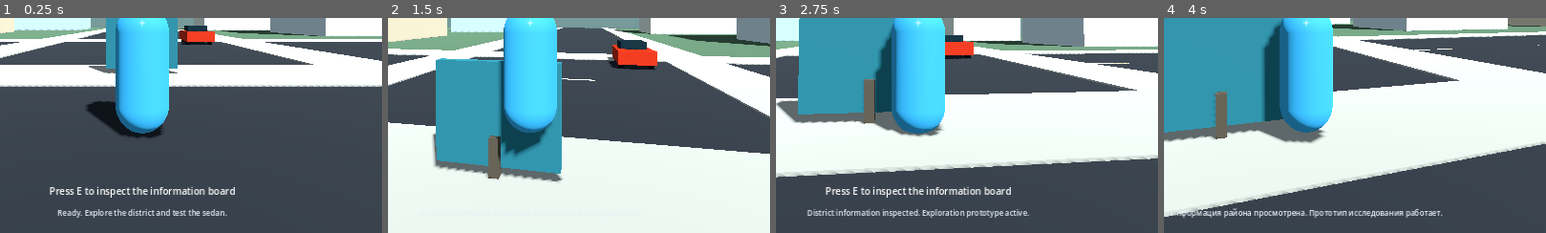
Above: before the commit, frames 1-4 (left to right).
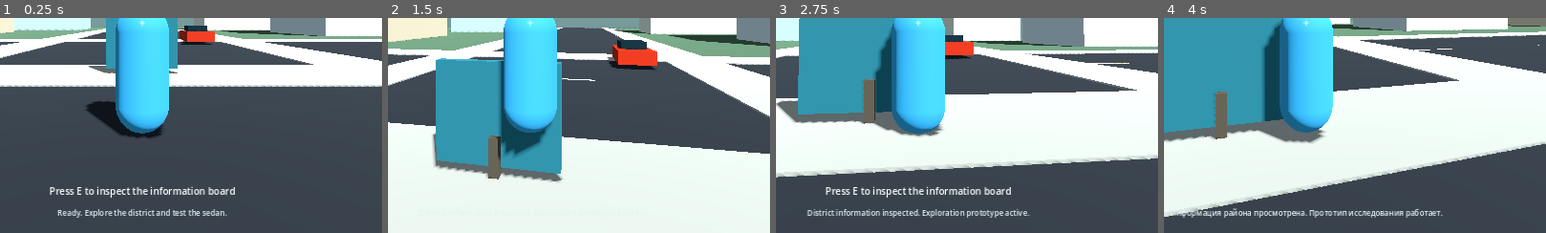
Above: after the commit, the same moments.

Repository: KenlikDev/sunshine-state
Game: Godot game, scene res://scenes/bootstrap/main.tscn
Same seed, same stepped clock (60 frames per second), same inputs: the game is played once before the commit and once after it.
Inputs (mouse positions are % of the whole screen's width and height, from its top left):
- Up to frame 1 (0.25 s): no input
- Up to frame 2 (1.5 s): tap E (interact) at 0.5, 0.6 s; move the mouse to (55, 50) at 0.52 s; hold W (move_forward) from 0.53 s (still down); tap Space (jump) at 0.77 s; tap R (vehicle_recover, bound only after the commit) at 0.8, 1.35 s; move the mouse to (45, 50) at 1.27 s
- Up to frame 3 (2.75 s): keep holding W (move_forward); tap Space (jump) at 1.52 s; tap E (interact) at 1.55, 2, 2.1 s; move the mouse to (52, 48) at 2.02 s; tap R (vehicle_recover, bound only after the commit) at 2.3 s
- Up to frame 4 (4 s): keep holding W (move_forward); tap E (interact) at 2.75, 3.05 s; move the mouse to (49, 52) at 2.77 s; tap Shift (sprint) at 2.85 s; tap Space (jump) at 3.02, 3.77 s; move the mouse to (57, 51) at 3.52 s; hold F6 (toggle_language) from 3.53 s (still down); tap R (vehicle_recover, bound only after the commit) at 3.8 s
The pictures show only the part of the screen within x 31-81%, y 49-99%; the shares and areas given below are measured in that part.

The runs differ from the first frame. In frame 1, less than 0.1% of the frame differs, in the area x 47-56%, y 10-13%; in frame 2, less than 0.1%; in frame 3, less than 0.1%; in frame 4, nothing differs.
Error after the commit: Parse Error: Function "get_contact_local_normal()" not found in base self. (res://scripts/gameplay/vehicle_controller.gd:121)

Commit message:
feat: add vehicle collision feedback and safe recovery

Diff:
--- a/localization/ui.csv
+++ b/localization/ui.csv
@@ -15,3 +15,6 @@
 MESSAGE_VEHICLE_EXIT_BLOCKED,"No safe exit nearby. Move the vehicle and try again.","Рядом нет безопасного места для выхода. Переместите автомобиль и попробуйте снова."
 MESSAGE_VEHICLE_CANNOT_ENTER,"Cannot enter this vehicle right now.","Сейчас нельзя сесть в этот автомобиль."
 MESSAGE_VEHICLE_OCCUPIED,"This vehicle is already occupied.","Этот автомобиль уже занят."
+MESSAGE_VEHICLE_IMPACT,"Vehicle impact detected. Check your surroundings.","Столкновение! Проверьте обстановку."
+MESSAGE_VEHICLE_RECOVERED,"Vehicle recovered. You can drive again.","Автомобиль восстановлен. Можно продолжать движение."
+MESSAGE_VEHICLE_RECOVERY_BLOCKED,"No safe recovery position nearby. Move away from obstacles and try again.","Рядом нет безопасного места для восстановления. Отъедьте от препятствий и попробуйте снова."
--- a/project.godot
+++ b/project.godot
@@ -44,6 +44,10 @@
 "deadzone": 0.5,
 "events": [Object(InputEventKey,"physical_keycode":69)]
 }
+vehicle_recover={
+"deadzone": 0.5,
+"events": [Object(InputEventKey,"physical_keycode":82)]
+}
 toggle_language={
 "deadzone": 0.5,
 "events": [Object(InputEventKey,"physical_keycode":4194337)]
--- a/scenes/vehicles/sedan.tscn
+++ b/scenes/vehicles/sedan.tscn
@@ -25,6 +25,8 @@
 size = Vector3(2.65, 2.35, 4.6)
 
 [node name="PrototypeSedan" type="VehicleBody3D"]
+contact_monitor = true
+max_contacts_reported = 8
 mass = 1100.0
 linear_damp = 0.08
 angular_damp = 1.2
--- a/scripts/gameplay/vehicle_controller.gd
+++ b/scripts/gameplay/vehicle_controller.gd
@@ -8,9 +8,15 @@
 @export var steering_speed: float = 2.2
 @export var max_speed_kph: float = 95.0
 @export var max_reverse_speed_kph: float = 35.0
+@export var impact_speed_threshold: float = 2.8
+@export var impact_feedback_cooldown_ms: int = 1200
+
+const RECOVERY_ACTION: StringName = &"vehicle_recover"
 @export var mouse_sensitivity: float = 0.0025
 
 var _driver: Node3D
+var _speed_before_last_step: float = 0.0
+var _last_impact_feedback_msec: int = -1200
 @onready var _camera_pivot: Node3D = $CameraPivot
 @onready var _vehicle_camera: Camera3D = $CameraPivot/SpringArm3D/Camera3D
 
@@ -58,6 +64,13 @@
 		engine_force = 0.0
 		brake = 4.0
 		steering = move_toward(steering, 0.0, steering_speed * delta)
+		_speed_before_last_step = linear_velocity.length()
+		return
+
+	if Input.is_action_just_pressed(RECOVERY_ACTION):
+		if not _attempt_recovery():
+			_driver.call("notify_interaction_feedback", "MESSAGE_VEHICLE_RECOVERY_BLOCKED")
+		_speed_before_last_step = linear_velocity.length()
 		return
 
 	if Input.is_action_just_pressed("interact"):
@@ -91,6 +104,97 @@
 		steering_input * max_steering_angle,
 		steering_speed * delta
 	)
+	_emit_collision_feedback_if_needed()
+	_speed_before_last_step = linear_velocity.length()
+
+
+func _emit_collision_feedback_if_needed() -> void:
+	if not is_instance_valid(_driver):
+		return
+	if _speed_before_last_step < impact_speed_threshold:
+		return
+	if get_contact_count() <= 0:
+		return
+
+	var has_horizontal_impact: bool = false
+	for contact_index: int in range(get_contact_count()):
+		var normal: Vector3 = get_contact_local_normal(contact_index)
+		if absf(normal.y) < 0.65:
+			has_horizontal_impact = true
+			break
+	if not has_horizontal_impact:
+		return
+
+	var now_msec: int = Time.get_ticks_msec()
+	if now_msec - _last_impact_feedback_msec < impact_feedback_cooldown_ms:
+		return
+	_last_impact_feedback_msec = now_msec
+	_driver.call("notify_interaction_feedback", "MESSAGE_VEHICLE_IMPACT")
+
+
+func _attempt_recovery() -> bool:
+	if not is_instance_valid(_driver):
+		return false
+
+	var space_state: PhysicsDirectSpaceState3D = get_world_3d().direct_space_state
+	var flat_basis: Basis = Basis(Vector3.UP, global_rotation.y)
+	var chassis_shape := BoxShape3D.new()
+	chassis_shape.size = Vector3(1.9, 0.95, 3.8)
+
+	var overlap_query := PhysicsShapeQueryParameters3D.new()
+	overlap_query.shape = chassis_shape
+	overlap_query.collision_mask = collision_mask
+	overlap_query.collide_with_areas = false
+	overlap_query.exclude = [get_rid()]
+
+	var planar_right: Vector3 = flat_basis.x
+	var planar_forward: Vector3 = -flat_basis.z
+	var offsets: Array[Vector3] = [
+		Vector3.ZERO,
+		planar_right * 3.3,
+		-planar_right * 3.3,
+		planar_forward * 4.2,
+		-planar_forward * 4.2,
+		(planar_right + planar_forward).normalized() * 3.4,
+		(planar_right - planar_forward).normalized() * 3.4,
+		(-planar_right + planar_forward).normalized() * 3.4,
+		(-planar_right - planar_forward).normalized() * 3.4
+	]
+
+	for offset: Vector3 in offsets:
+		var candidate_xz: Vector3 = global_position + offset
+		candidate_xz.y = 0.0
+
+		var ray_query := PhysicsRayQueryParameters3D.create(
+			candidate_xz + Vector3.UP * 12.0,
+			candidate_xz - Vector3.UP * 20.0,
+			collision_mask
+		)
+		ray_query.exclude = [get_rid()]
+		var ground_hit: Dictionary = space_state.intersect_ray(ray_query)
+		if ground_hit.is_empty():
+			continue
+
+		var ground_position: Vector3 = ground_hit["position"]
+		var recovery_position: Vector3 = Vector3(
+			candidate_xz.x,
+			ground_position.y + 0.65,
+			candidate_xz.z
+		)
+		overlap_query.transform = Transform3D(flat_basis, recovery_position)
+		if not space_state.intersect_shape(overlap_query, 1).is_empty():
+			continue
+
+		global_transform = Transform3D(flat_basis, recovery_position)
+		linear_velocity = Vector3.ZERO
+		angular_velocity = Vector3.ZERO
+		sleeping = false
+		_speed_before_last_step = 0.0
+		_last_impact_feedback_msec = Time.get_ticks_msec()
+		_driver.call("notify_interaction_feedback", "MESSAGE_VEHICLE_RECOVERED")
+		return true
+
+	return false
 
 
 func _unhandled_input(event: InputEvent) -> void:
--- a/tests/test_vehicle_system.gd
+++ b/tests/test_vehicle_system.gd
@@ -60,6 +60,65 @@
 				"Throttle input moves the vehicle forward through physics."
 			)
 
+			var barrier := StaticBody3D.new()
+			barrier.name = "VehicleRegressionBarrier"
+			barrier.position = Vector3(
+				vehicle.global_position.x,
+				1.0,
+				vehicle.global_position.z - 3.0
+			)
+			var barrier_collision := CollisionShape3D.new()
+			var barrier_shape := BoxShape3D.new()
+			barrier_shape.size = Vector3(5.0, 2.0, 1.0)
+			barrier_collision.shape = barrier_shape
+			barrier.add_child(barrier_collision)
+			instance.add_child(barrier)
+			await get_tree().physics_frame
+
+			var barrier_z: float = barrier.global_position.z
+			Input.action_press("move_forward")
+			for _frame: int in range(90):
+				await get_tree().physics_frame
+			Input.action_release("move_forward")
+			_check(
+				vehicle.global_position.z > barrier_z + 1.6,
+				"Vehicle chassis collides with a static barrier instead of passing through it."
+			)
+			_check(
+				_feedback_messages.has("MESSAGE_VEHICLE_IMPACT"),
+				"Horizontal vehicle impacts send throttled feedback."
+			)
+
+			vehicle.global_position = Vector3(
+				barrier.global_position.x,
+				0.65,
+				barrier.global_position.z + 1.8
+			)
+			vehicle.global_rotation = Vector3(1.1, vehicle.global_rotation.y, 1.0)
+			vehicle.linear_velocity = Vector3(7.0, 2.0, -3.0)
+			vehicle.angular_velocity = Vector3(1.2, 0.8, -0.4)
+			var position_before_recovery: Vector3 = vehicle.global_position
+			var recovered: bool = bool(vehicle.call("_attempt_recovery"))
+			_check(recovered, "Recovery finds a clear spot when the current vehicle footprint is blocked.")
+			if recovered:
+				_check(
+					vehicle.global_position.distance_to(position_before_recovery) > 2.0,
+					"Blocked recovery relocates the vehicle to a clear nearby position."
+				)
+				_check(
+					absf(vehicle.global_rotation.x) < 0.05 and absf(vehicle.global_rotation.z) < 0.05,
+					"Recovery returns a rolled vehicle to an upright orientation."
+				)
+				_check(
+					vehicle.linear_velocity.length() < 0.1 and vehicle.angular_velocity.length() < 0.1,
+					"Recovery clears linear and angular velocity."
+				)
+				_check(bool(vehicle.call("has_driver")), "Recovery preserves vehicle driver ownership.")
+				_check(
+					_feedback_messages.has("MESSAGE_VEHICLE_RECOVERED"),
+					"Successful recovery emits localized HUD feedback."
+				)
+
 			Input.action_press("interact")
 			for _frame: int in range(2):
 				await get_tree().physics_frame
Not shown, changed: docs/testing-strategy.md
Not shown, changed: docs/vehicle-system.md
